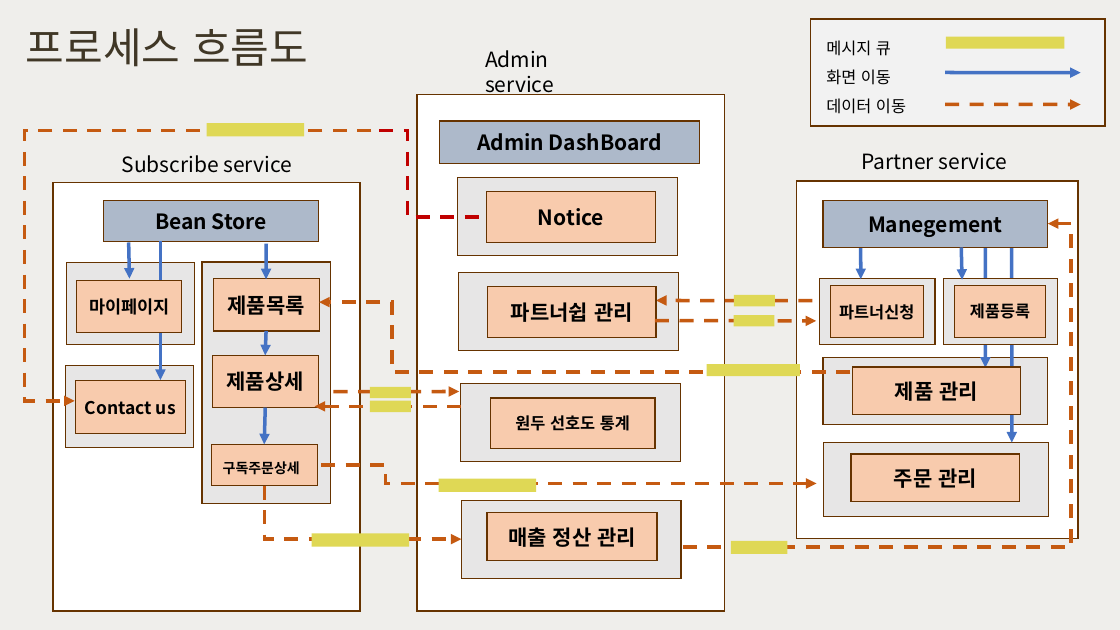
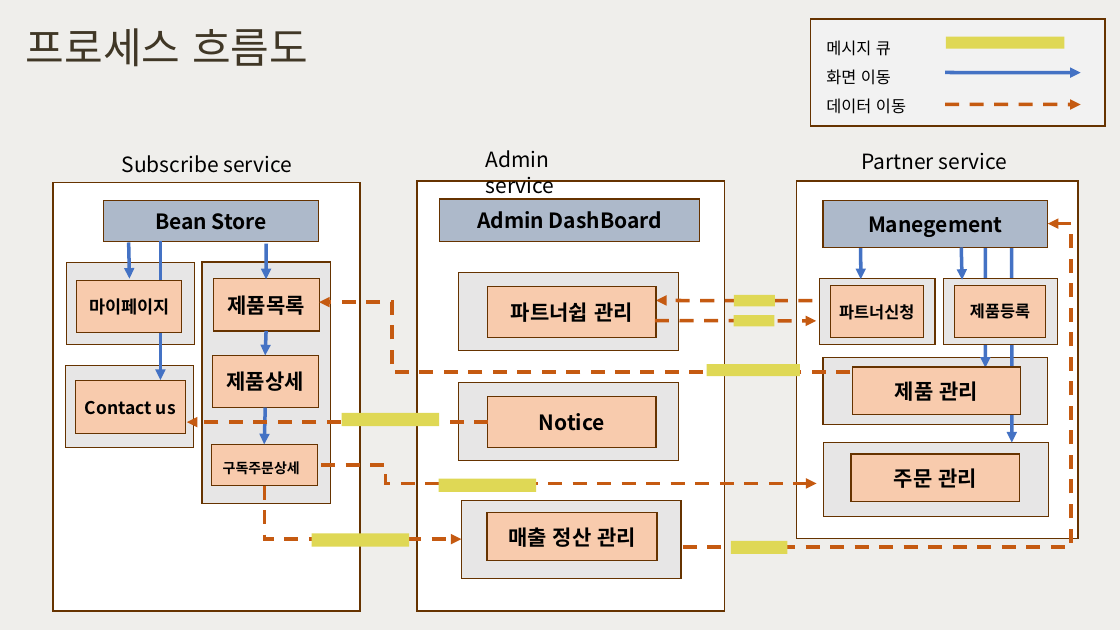
Before and after one commit to happyjane210/GIT2021-working, a slide deck: slide 11 of 9-project/진행 파일/주간 커-피_진행.pptx. Drawn at 1120x630 pixels with LibreOffice and Linux fonts; fonts in the diff are those of the drawing. Boxes give left, top, right and bottom in pixels: in the first picture for what was removed or moved away, otherwise in the second. Text is boxed around its words. In the diff, an @@ line names an element or a change of style, - is before the commit and + after.

```diff
--- a/9-project/진행 파일/주간 커-피_진행.pptx
+++ b/9-project/진행 파일/주간 커-피_진행.pptx
@@ group removed at (x1=24, y1=130, x2=681, y2=461): 2 rounded rectangles, 2 rectangles, 1 arrow, 1 elbow arrow, 1 elbow line @@
-원두 선호도 통계
@@ text "Admin service" moved from (x1=485, y1=50, x2=554, y2=95) to (x1=486, y1=150, x2=555, y2=193) @@
@@ rounded rectangle resized from (x1=417, y1=94, x2=724, y2=611) to (x1=417, y1=181, x2=724, y2=612) @@
@@ rounded rectangle "Admin DashBoard" moved from (x1=440, y1=121, x2=700, y2=164) to (x1=440, y1=199, x2=700, y2=242) @@
@@ rounded rectangle moved from (x1=458, y1=178, x2=678, y2=256) to (x1=459, y1=383, x2=679, y2=461) @@
@@ rectangle moved from (x1=207, y1=123, x2=304, y2=136) to (x1=342, y1=413, x2=439, y2=427) @@
@@ rounded rectangle "Notice" moved from (x1=487, y1=192, x2=656, y2=242) to (x1=488, y1=397, x2=657, y2=447) @@
@@ arrow moved from (461, 407) - (314, 407) to (488, 423) - (187, 423) @@
```
Also in this commit, not shown: 2 other files.
